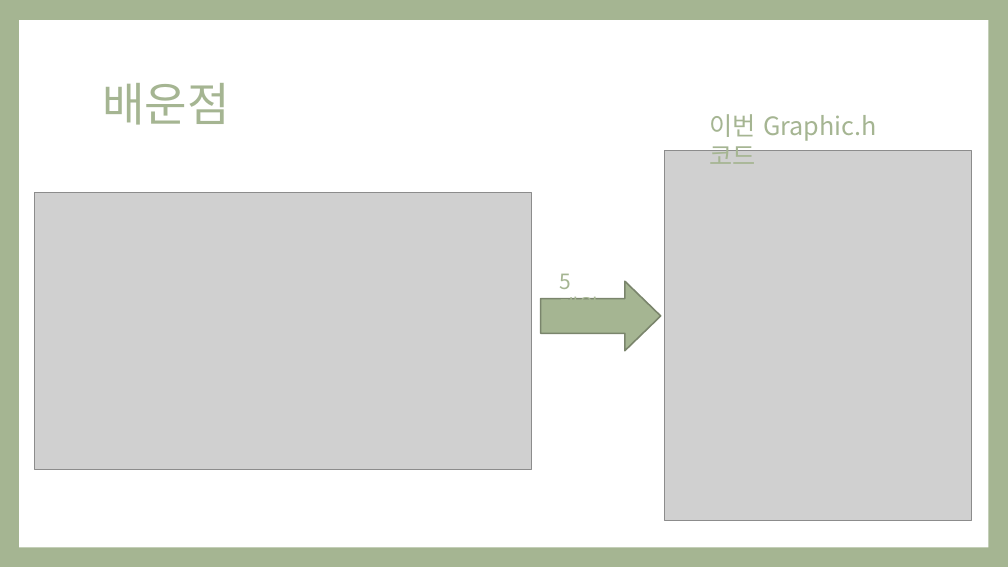
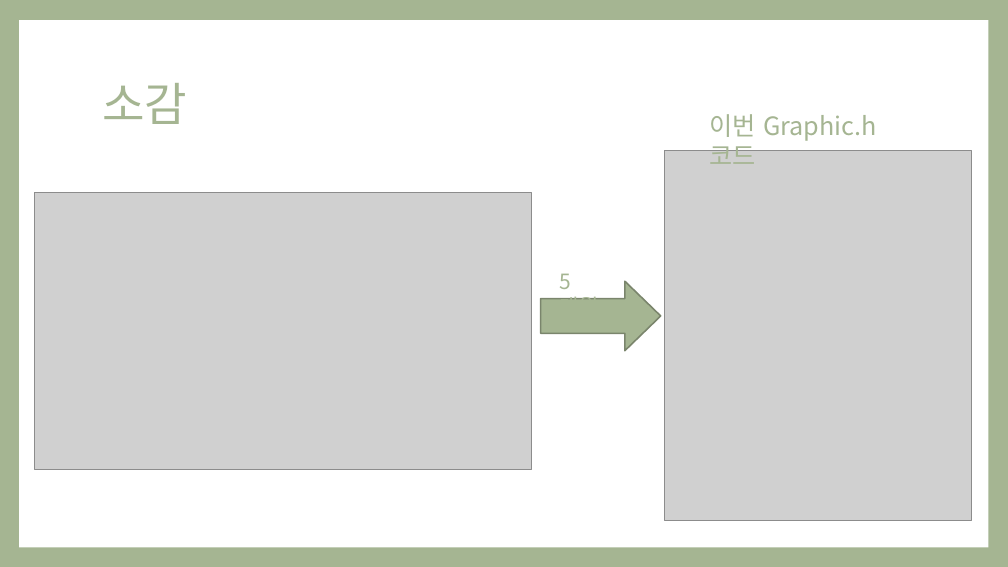
Before and after one commit to Ozzangeo/ConsoleEngine, a slide deck: slide 22 of 1410_오지훈_플밍_Project_발표자료.pptx (slide 14 before the commit). Drawn at 1008x567 pixels with LibreOffice and Linux fonts; fonts in the diff are those of the drawing; grey boxes stand for pictures. Boxes give left, top, right and bottom in pixels: in the first picture for what was removed or moved away, otherwise in the second. Text is boxed around its words. In the diff, an @@ line names an element or a change of style, - is before the commit and + after.

```diff
--- a/1410_오지훈_플밍_Project_발표자료.pptx
+++ b/1410_오지훈_플밍_Project_발표자료.pptx
@@ title at box(102, 83, 187, 124): text changed @@
-배운점
+소감
```
Also in this commit, not shown: 5 other slides changed, 16 slides added, 8 slides removed, 46 other files.
